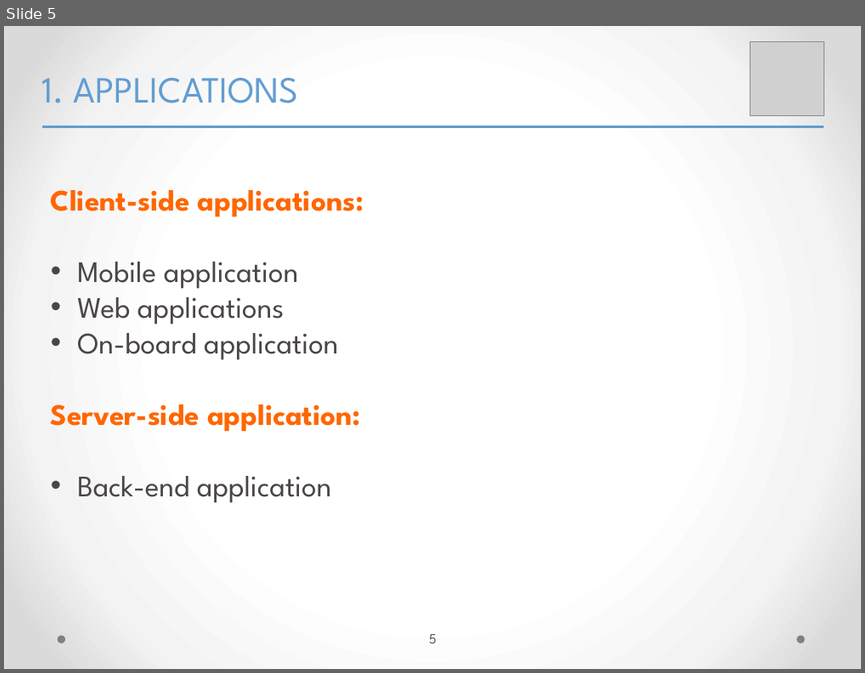
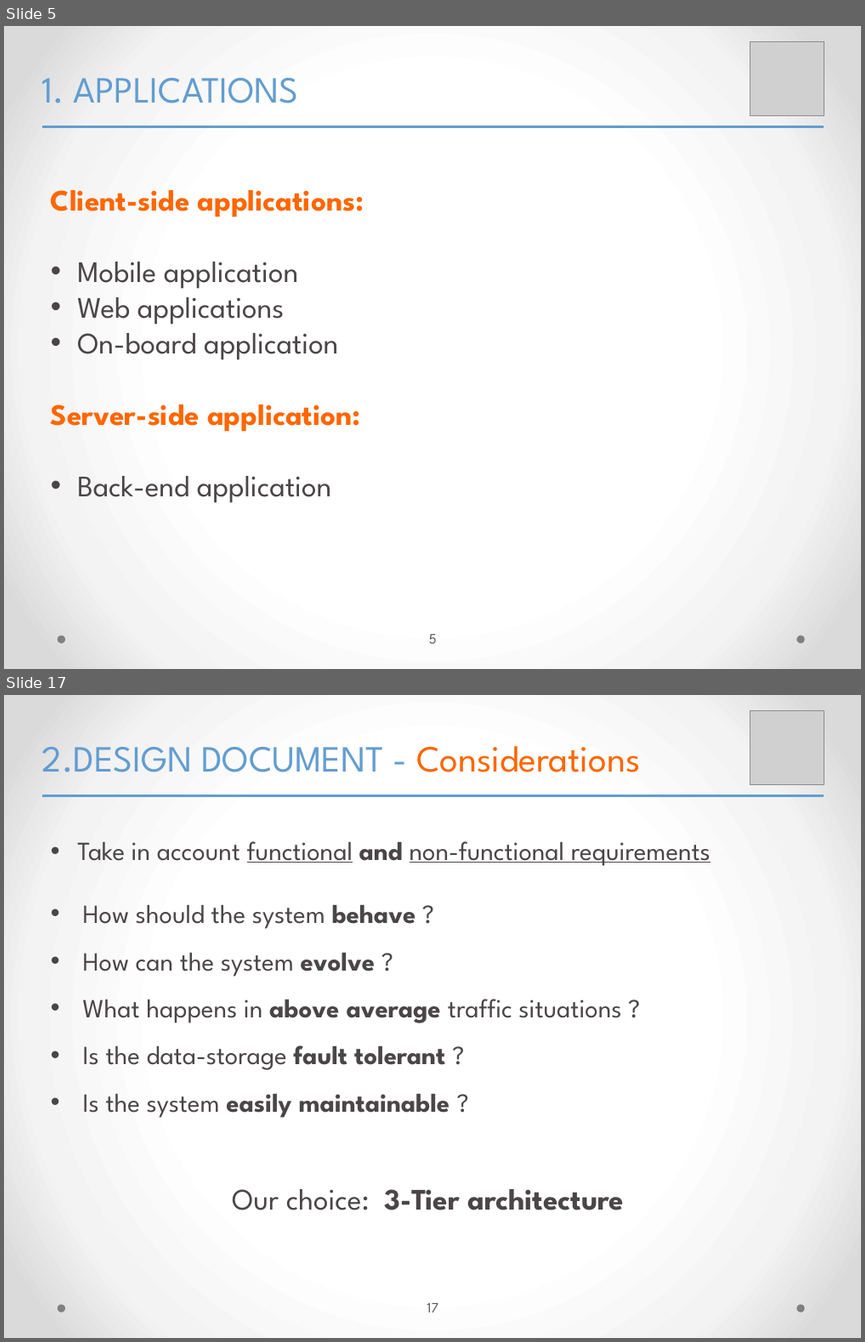
Before and after one commit to yangi92/SE2_PowerEnJoy, a slide deck: PP/FinalPresentation.pptx. Shown one above the other, each under a label of ours: slide 5 before the commit, slides 5 and 17 after it; the slides between them are not shown. The pictures are 865x673 and 865x1342 pixels, drawn with LibreOffice and Linux fonts; fonts in the diff are those of the drawing; grey boxes stand for pictures. Boxes give left, top, right and bottom in pixels: in the first picture for what was removed or moved away, otherwise in the second. Text is boxed around its words. In the diff, an @@ line names an element or a change of style, - is before the commit and + after.

```diff
--- a/PP/FinalPresentation.pptx
+++ b/PP/FinalPresentation.pptx
@@ slide 17 added at bbox=[4, 695, 861, 1338], background gradient #FFFFFF to #F4F4F4 to #DADADA; not listed: 2 template elements that a slide beside it also shows @@
@@ picture added at bbox=[750, 710, 824, 785] @@
@@ text added at bbox=[42, 746, 640, 772], 31 pt, text #629DD1 @@
+2.DESIGN DOCUMENT - Considerations
@@ line added from (42, 795) to (824, 795), #629DD1 2.25 pt @@
@@ text added at bbox=[77, 841, 710, 1210], 22 pt, text #4A4546 @@
+• Take in account functional and non-functional requirements
+• How should the system behave ?
+• How can the system evolve ?
+• What happens in above average traffic situations ?
+• Is the data-storage fault tolerant ?
+• Is the system easily maintainable ?
+Our choice: 3-Tier architecture
@@ page number added at bbox=[426, 1303, 438, 1312], 12 pt, text #595959 @@
+17
```
Also in this commit, not shown: 9 slides changed, 22 other slides added, 5 other files.
